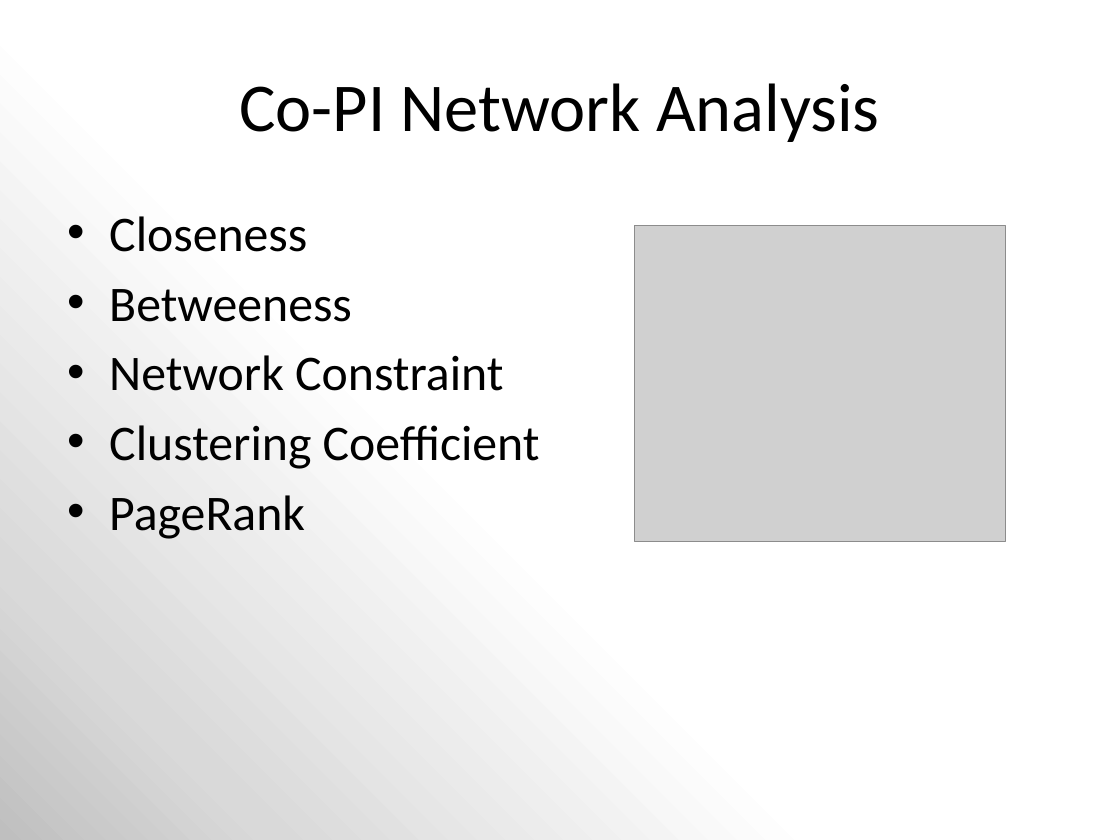
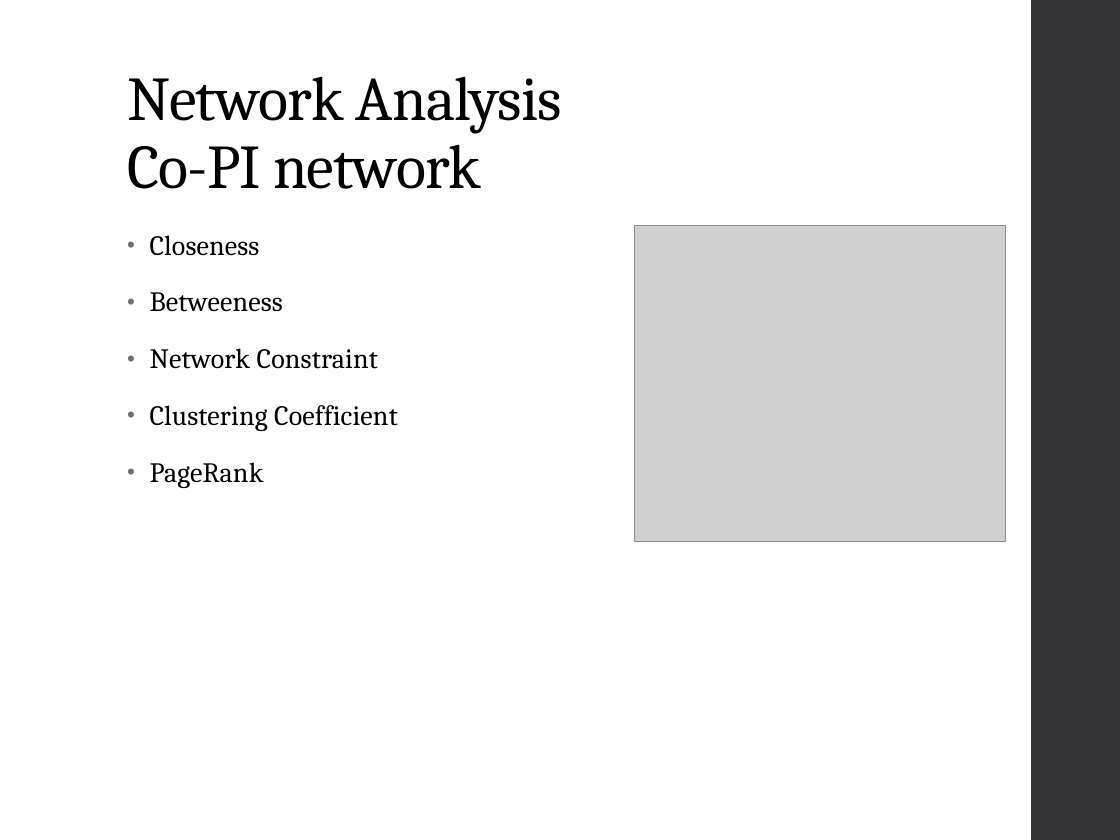
Before and after one commit to MizzouDataMiningCourse-Vaccines/VaccineEffectiveness, a slide deck: slide 11 of docs/Mining NIH Grant Data.pptx (slide 10 before the commit). Drawn at 1120x840 pixels with LibreOffice and Linux fonts; fonts in the diff are those of the drawing; grey boxes stand for pictures. Boxes give left, top, right and bottom in pixels: in the first picture for what was removed or moved away, otherwise in the second. Text is boxed around its words. In the diff, an @@ line names an element or a change of style, - is before the commit and + after.

```diff
--- a/docs/Mining NIH Grant Data.pptx
+++ b/docs/Mining NIH Grant Data.pptx
@@ background gradient #BFBFBF to #D9D9D9 to #FFFFFF to #FFFFFF @@
@@ rectangle added at (x1=1032, y1=0, x2=1120, y2=840), fill #353537 @@
@@ title "Network Analysis Co-PI network" at (x1=127, y1=76, x2=562, y2=189): vertical alignment middle to bottom @@
@@ title at (x1=127, y1=76, x2=562, y2=189): text changed; size 44 to 40 pt; font Calibri to Cambria @@
-Co-PI Network Analysis
+Network Analysis
+Co-PI network
@@ text "Closeness" moved from (x1=109, y1=216, x2=540, y2=539) to (x1=150, y1=235, x2=398, y2=488) @@
@@ text "Closeness" at (x1=150, y1=235, x2=398, y2=488): size 32 to 18 pt, font Calibri to Cambria, letter spacing 0 to 0.1 pt; indent changed; line spacing 1 to 0.95; more space between paragraphs @@
```
Also in this commit, not shown: 11 other slides changed, 3 slides added, 2 slides removed, 2 other files.
